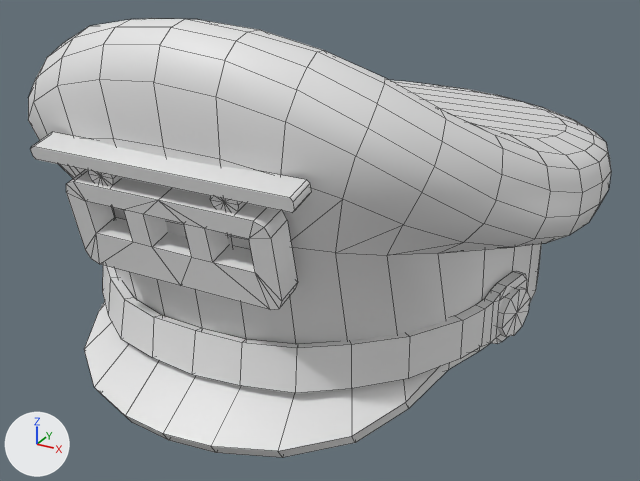
One commit to the Blender file Attires_Modular/Hats/MonorailMachinistCap/Attire_Hat_MonorailMachinistCap.blend: the scene before it, then after it.
The view is the same before and after, from a 50 mm lens placed at (0.168, -0.322, 0.186), pointed at (0.0, -0.017, 0.034). The axes (+X, +Y, +Z) are drawn at lower left. The lights are the same throughout. The picture after the commit comes second. Mesh edges are drawn as thin lines.

In view in the first picture: 'Attire_Hat_MonorailMachinistCap'.
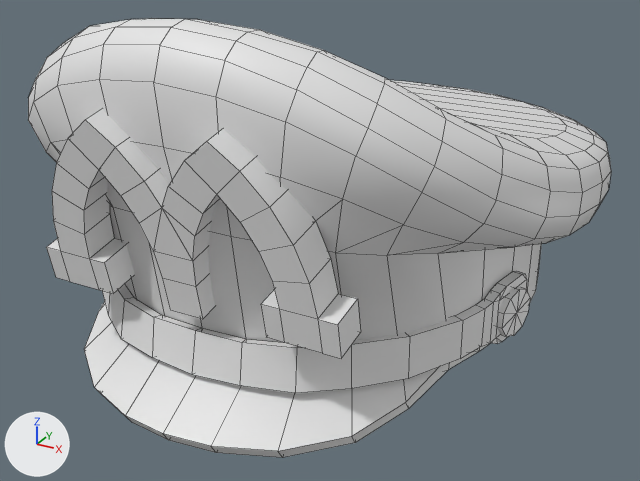
Commit message: Updated Monorail Headwears

Boxes (x1, y1, x2, y2) around the edits, measured in the pictures (640 x 481 px; the box of a moved part takes in the faces that stretch with it):
part 1 of me_attire_hat_monorailmachinistcap, deleted: before (88, 170, 122, 186)
part 2 of me_attire_hat_monorailmachinistcap, deleted: before (210, 196, 246, 213)
part 3 of me_attire_hat_monorailmachinistcap, moved or reshaped: before (30, 132, 312, 310); after (46, 109, 361, 358)

Diff of the bpy script that builds the scene:
```diff
--- a/Attires_Modular/Hats/MonorailMachinistCap/Attire_Hat_MonorailMachinistCap.blend.py
+++ b/Attires_Modular/Hats/MonorailMachinistCap/Attire_Hat_MonorailMachinistCap.blend.py
@@ me_attire_hat_monorailmachinistcap @@
 # used by ob_attire_hat_monorailmachinistcap; location = (0.0, 0.0, 0.0)
-me_attire_hat_monorailmachinistcap.from_pydata(...)  # 636 vertices, 720 faces; spans x -0.11..0.11, y -0.128..0.129, z 0.0..0.14
+me_attire_hat_monorailmachinistcap.from_pydata(...)  # 614 vertices, 667 faces; spans x -0.11..0.11, y -0.128..0.129, z 0.0..0.14
+# me_attire_hat_monorailmachinistcap part 1: the loose piece of 26 vertices spanning x -0.029..-0.019, y -0.12..-0.112, z 0.086..0.097 is deleted
+# me_attire_hat_monorailmachinistcap part 2: the loose piece of 26 vertices spanning x 0.019..0.029, y -0.12..-0.112, z 0.086..0.097 is deleted
+# me_attire_hat_monorailmachinistcap part 3
+# 66 vertices are removed from x -0.05..0.05, y -0.123..-0.103, z 0.054..0.1
+# 80 faces are deleted
+# 39 vertices are added at x -0.059..0.059, y -0.125..-0.108, z 0.056..0.111
+# 29 new vertices lie (0.0, 0.013, 0.003) away from vertices in x -0.059..0.059, y -0.123..-0.113, z 0.056..0.103
+# 10 new vertices lie (0.0, 0.002, -0.014) away from vertices in x -0.059..0.059, y -0.113, z 0.056
+# 10 new vertices lie (0.0, 0.014, 0.003) away from vertices in x -0.059..0.059, y -0.111, z 0.042
+# 8 new vertices lie (0.0, 0.014, 0.003) away from vertices in x -0.047..0.047, y -0.125..-0.118, z 0.076..0.111
+# 99 new faces join them
```
